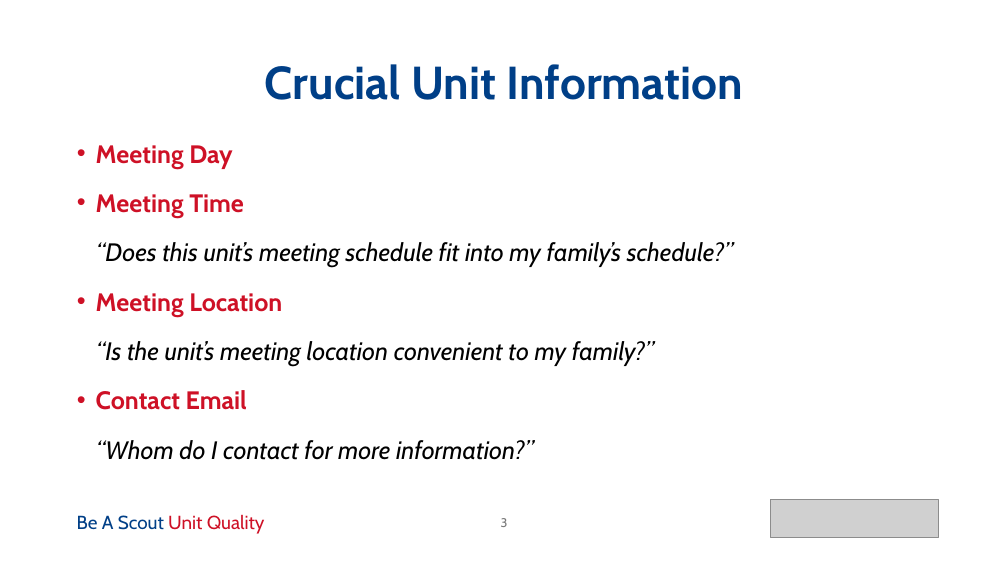
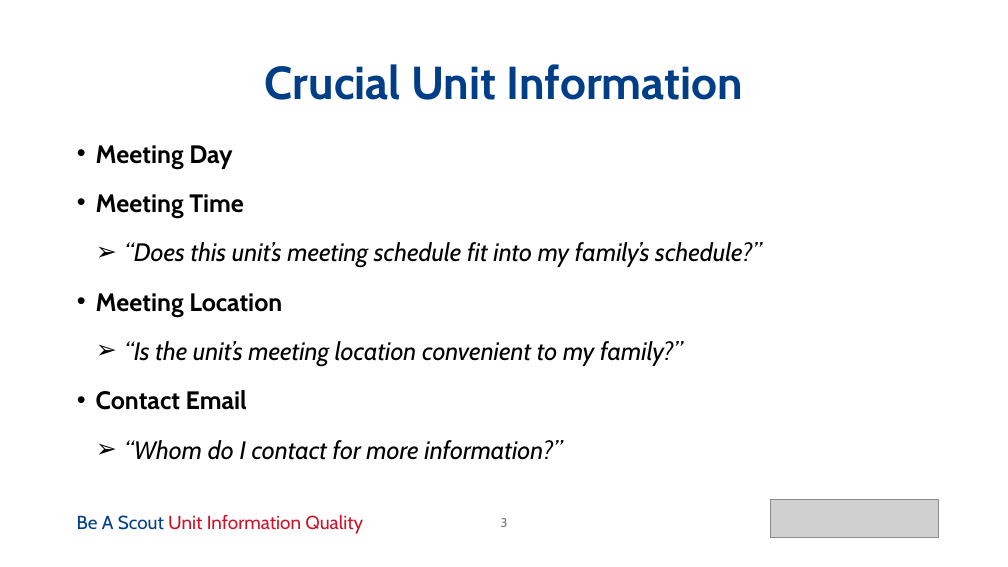
Before and after one commit to iwolf81/beascout, a slide deck: slide 3 of docs/BeAScout_Roundtable_Presentation_13Oct2025.pptx. Drawn at 1008x567 pixels with LibreOffice and Linux fonts; fonts in the diff are those of the drawing; grey boxes stand for pictures. Boxes give left, top, right and bottom in pixels: in the first picture for what was removed or moved away, otherwise in the second. Text is boxed around its words. In the diff, an @@ line names an element or a change of style, - is before the commit and + after.

```diff
--- a/docs/BeAScout_Roundtable_Presentation_13Oct2025.pptx
+++ b/docs/BeAScout_Roundtable_Presentation_13Oct2025.pptx
@@ text "Meeting Day" at (96, 145, 761, 460): text colour #CE1126 to #000000 in "Meeting Day", "Meeting Time", "Meeting Location", "Contact Email"; bullet none to ➢ @@
@@ text at (77, 514, 363, 534): text changed @@
-Be A Scout Unit Quality
+Be A Scout Unit Information Quality
```
Also in this commit, not shown: 11 other slides changed.
